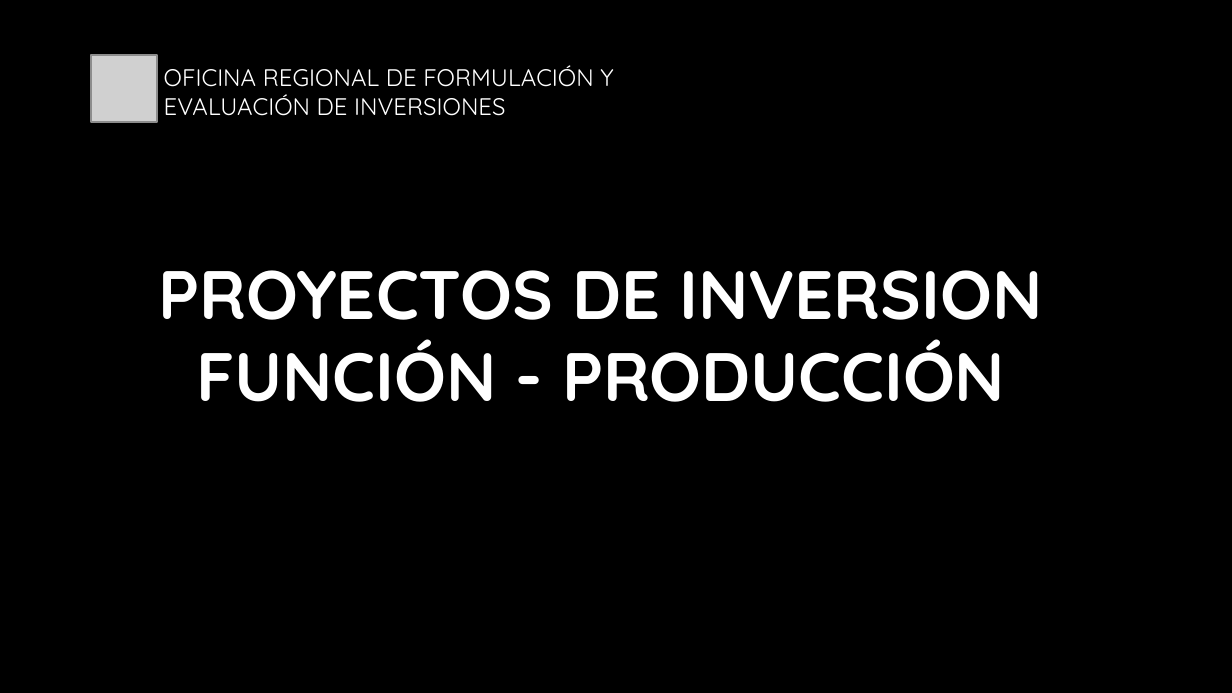
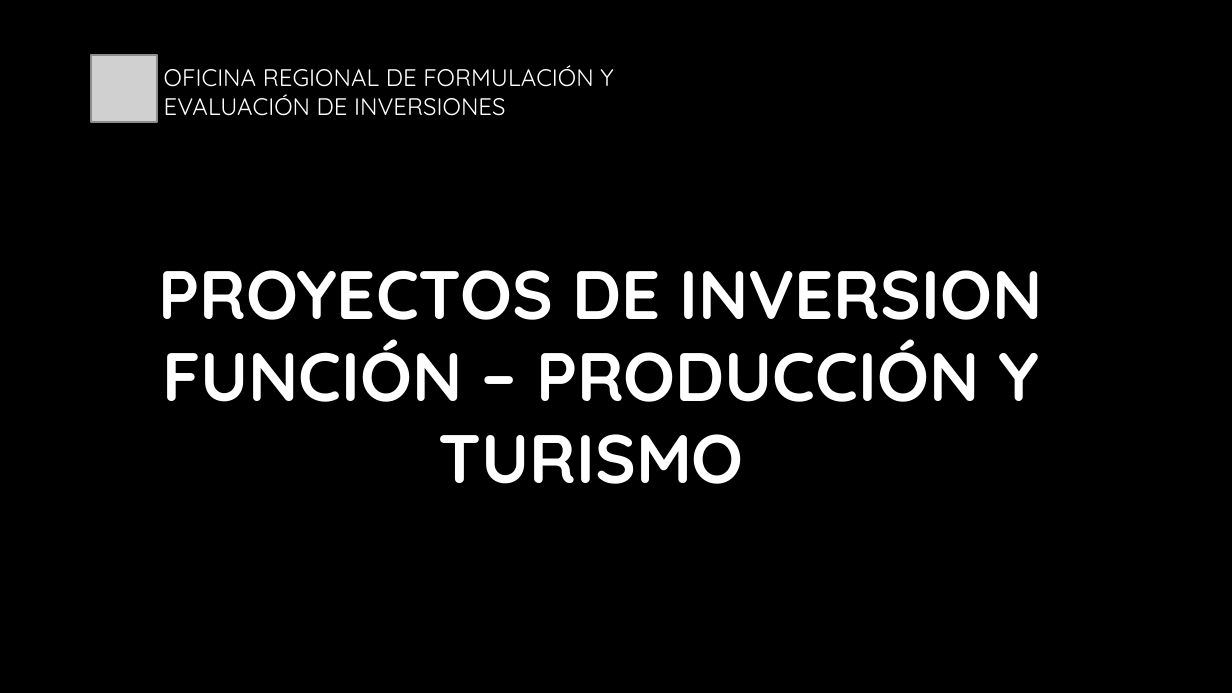
Before and after one commit to ORFEI-GRAP/Gestion-ORFEI, a slide deck: slide 1 of Proyectos Funcion - PRODUCCIÓN.pptx. Drawn at 1232x693 pixels with LibreOffice and Linux fonts; fonts in the diff are those of the drawing; grey boxes stand for pictures; background and template pictures are left out. Boxes give left, top, right and bottom in pixels: in the first picture for what was removed or moved away, otherwise in the second. Text is boxed around its words. In the diff, an @@ line names an element or a change of style, - is before the commit and + after.

```diff
--- a/Proyectos Funcion - PRODUCCIÓN.pptx
+++ b/Proyectos Funcion - PRODUCCIÓN.pptx
@@ title at (159,270,1042,484): text changed @@
-PROYECTOS DE INVERSION FUNCIÓN - PRODUCCIÓN
+PROYECTOS DE INVERSION FUNCIÓN – PRODUCCIÓN Y TURISMO
```
Also in this commit, not shown: 2 other files.
